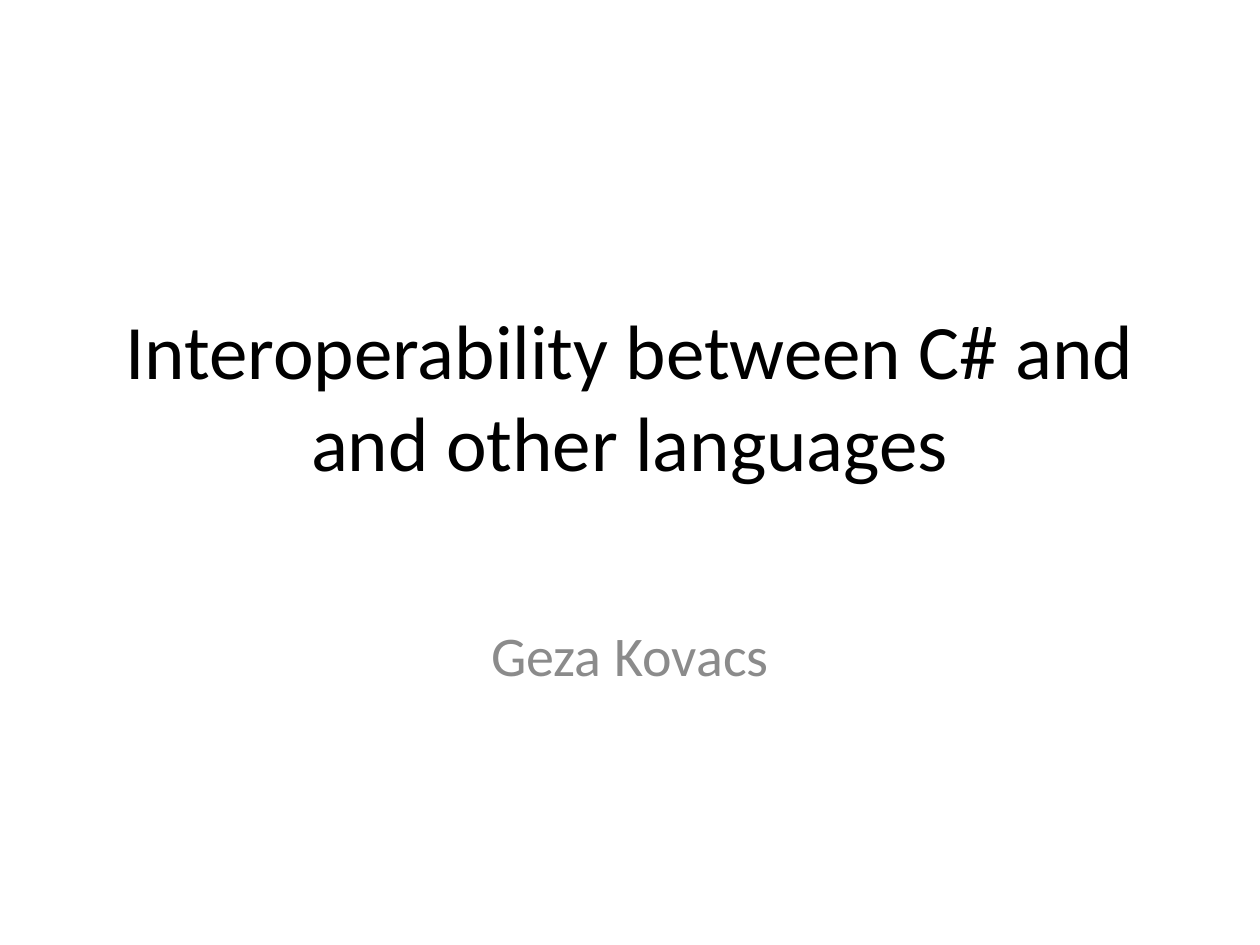
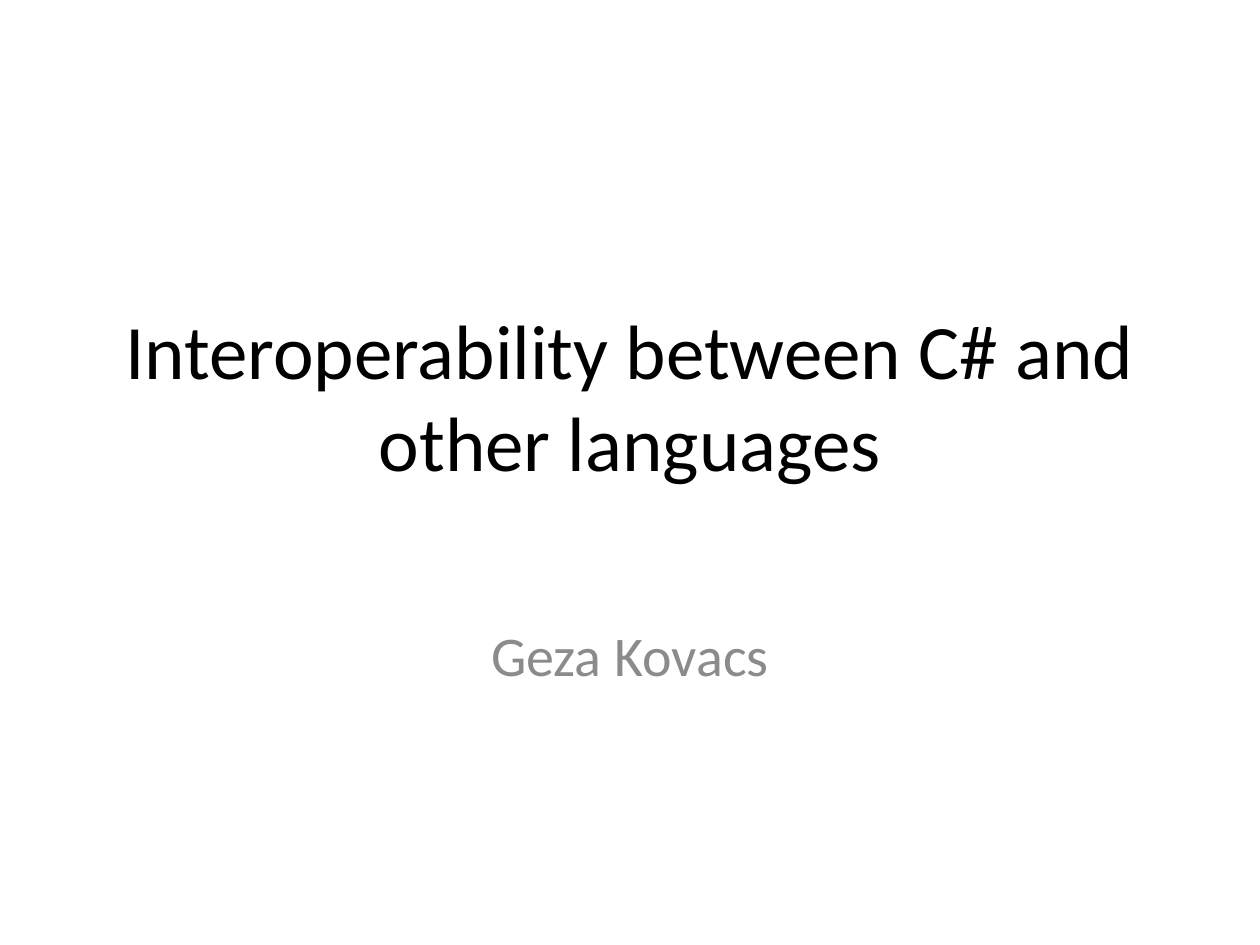
Before and after one commit to iap-csharp/iap-csharp.github.com, a slide deck: slide 1 of IAP-CSharp-Lecture-6.pptx. Drawn at 1260x945 pixels with LibreOffice and Linux fonts; fonts in the diff are those of the drawing. Boxes give left, top, right and bottom in pixels: in the first picture for what was removed or moved away, otherwise in the second. Text is boxed around its words. In the diff, an @@ line names an element or a change of style, - is before the commit and + after.

Commit message:
added lecture 6 slides

```diff
--- a/IAP-CSharp-Lecture-6.pptx
+++ b/IAP-CSharp-Lecture-6.pptx
@@ title at box(125, 325, 1134, 485): text changed @@
-Interoperability between C# and and other languages
+Interoperability between C# and other languages
```
Also in this commit, not shown: 3 other slides changed, 2 other files.
